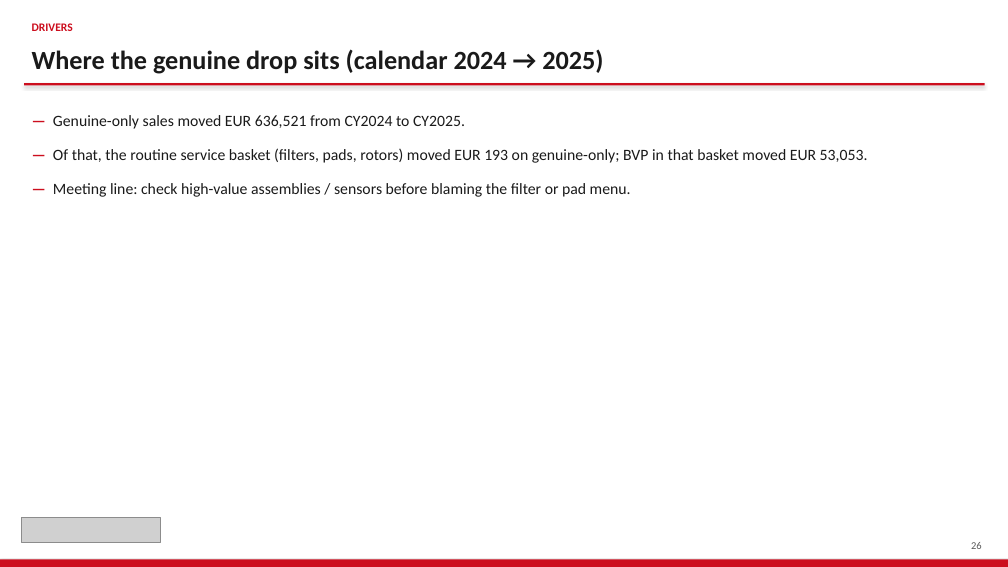
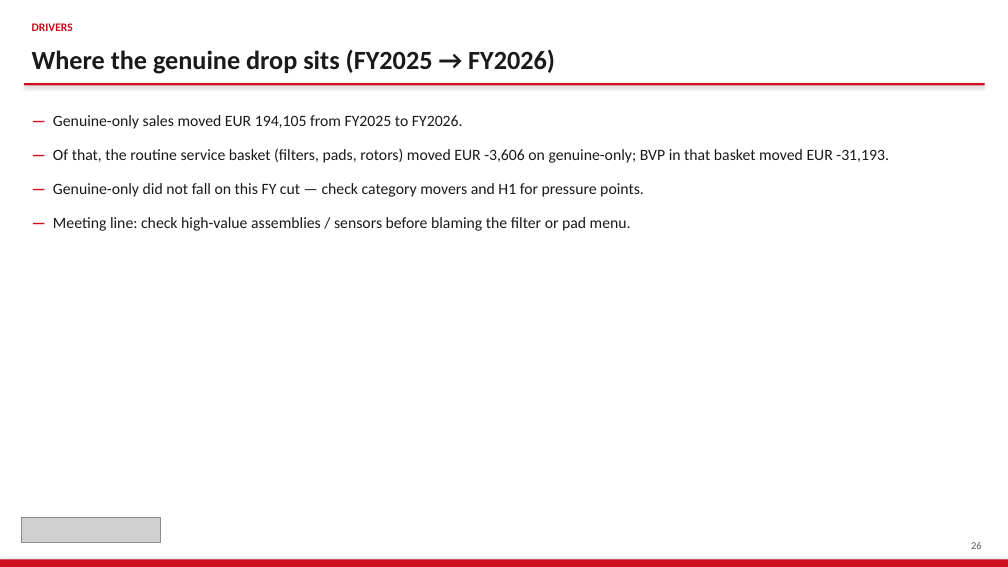
Before and after one commit to jeromio1987/ISZE, a slide deck: slide 26 of 09_meetings/UMI_Sales_Review_2026/ISZE_UMI_Sales_Review_FY2027.pptx. Drawn at 1008x567 pixels with LibreOffice and Linux fonts; fonts in the diff are those of the drawing; grey boxes stand for pictures. Boxes give left, top, right and bottom in pixels: in the first picture for what was removed or moved away, otherwise in the second. Text is boxed around its words. In the diff, an @@ line names an element or a change of style, - is before the commit and + after.

```diff
--- a/09_meetings/UMI_Sales_Review_2026/ISZE_UMI_Sales_Review_FY2027.pptx
+++ b/09_meetings/UMI_Sales_Review_2026/ISZE_UMI_Sales_Review_FY2027.pptx
@@ text at [32, 49, 555, 74]: text changed @@
-Where the genuine drop sits (calendar 2024 → 2025)
+Where the genuine drop sits (FY2025 → FY2026)
@@ text at [53, 115, 889, 197]: text changed @@
-— Genuine-only sales moved EUR 636,521 from CY2024 to CY2025.
-— Of that, the routine service basket (filters, pads, rotors) moved EUR 193 on genuine-only; BVP in that basket moved EUR 53,053.
+— Genuine-only sales moved EUR 194,105 from FY2025 to FY2026.
+— Of that, the routine service basket (filters, pads, rotors) moved EUR -3,606 on genuine-only; BVP in that basket moved EUR -31,193.
+— Genuine-only did not fall on this FY cut — check category movers and H1 for pressure points.
```
Also in this commit, not shown: 4 other slides changed, 9 other files.
